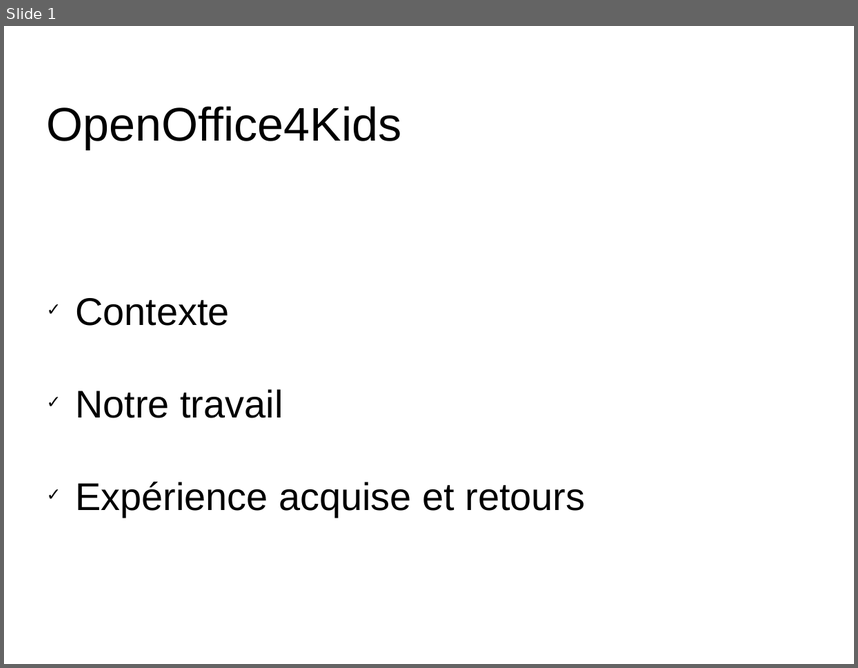
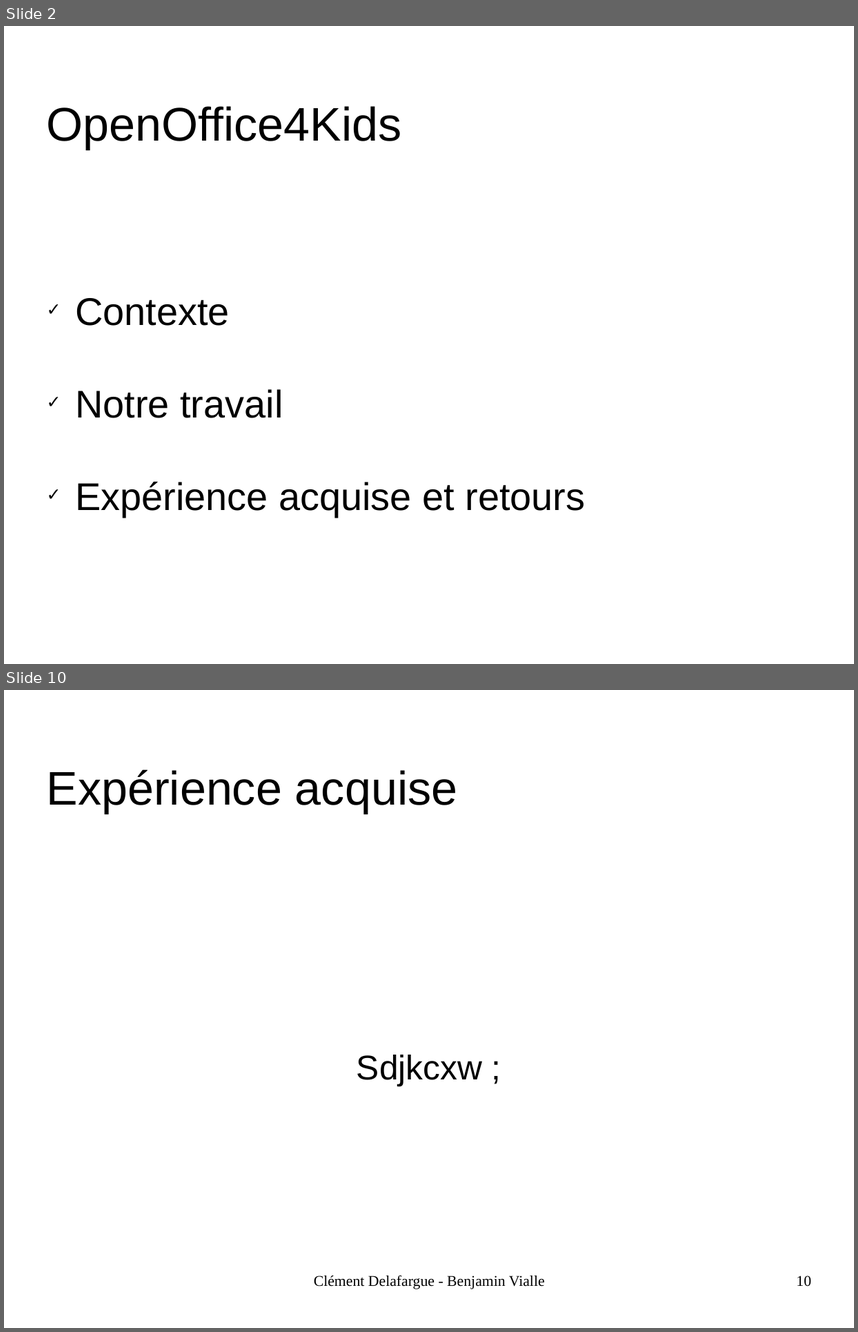
Before and after one commit to divarvel/PAPPL-OOo4Kids-Documents, a slide deck: SOUTENANCE/OOo4Kids.odp. Shown one above the other, each under a label of ours: slide 1 before the commit, slides 2 and 10 after it; the slides between them are not shown. The pictures are 858x668 and 858x1332 pixels, drawn with LibreOffice and Linux fonts; fonts in the diff are those of the drawing; background and template pictures are left out. Boxes give left, top, right and bottom in pixels: in the first picture for what was removed or moved away, otherwise in the second. Text is boxed around its words. In the diff, an @@ line names an element or a change of style, - is before the commit and + after.

```diff
--- a/SOUTENANCE/OOo4Kids.odp
+++ b/SOUTENANCE/OOo4Kids.odp
@@ slide 10 added at (4,690,854,1328), background picture (left out) @@
@@ title added at (47,769,457,814), 44 pt, text #000000 @@
+Expérience acquise
@@ subtitle added at (357,1054,482,1086), 32 pt, text #000000 @@
+Sdjkcxw ;
@@ text added at (314,1274,545,1289), 14 pt, text #000000 @@
+Clément Delafargue - Benjamin Vialle
@@ page number added at (796,1275,811,1286), 14 pt, text #000000 @@
+10
@@ what was slide 1 is now slide 2 @@
```
Also in this commit, not shown: 1 slide changed, 10 other slides added, 7 slides removed.
